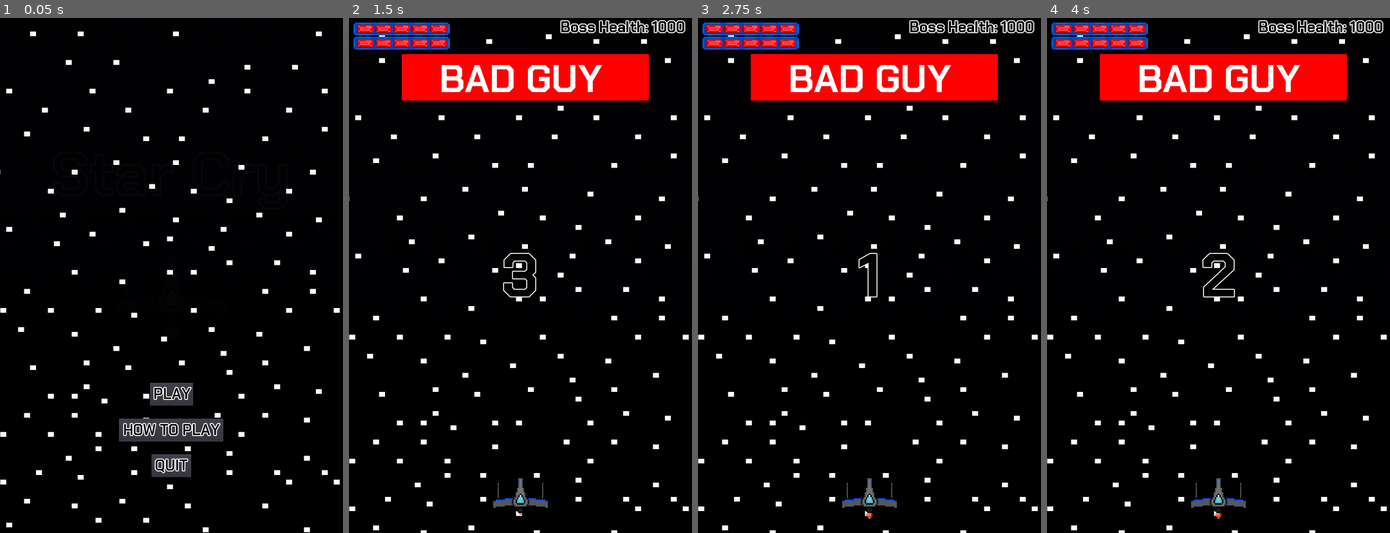
Above: before the commit, frames 1-4 (left to right).
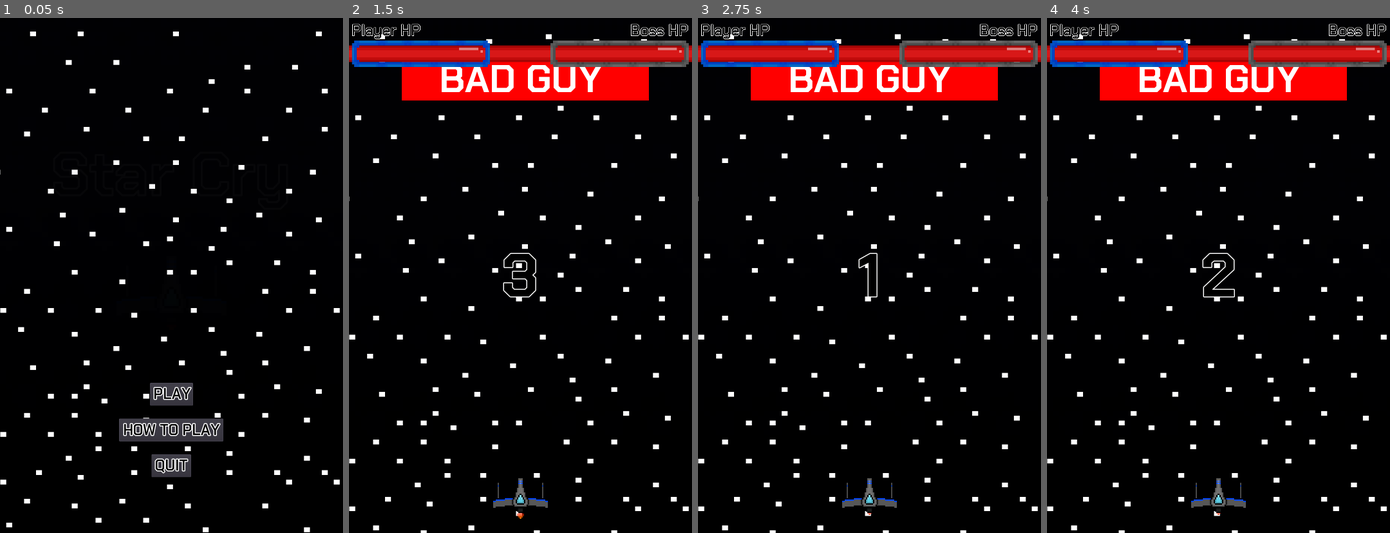
Above: after the commit, the same moments.

Repository: Cecilist/Final-BossFightBulletShooter
Game: Godot game, scene res://src/Menu/MainMenu.tscn
Two runs of this game, one before a commit and one after it. Both use one fixed random seed, a clock stepped at 60 frames per second and the inputs below.
Inputs:
- Up to frame 1 (0.05 s): no input
- Up to frame 2 (1.5 s): click "PLAY" at 0.5 s; tap Enter (play_game) at 1.25, 1.35 s; hold D (move_right) from 1.28 s (still down)
- Up to frame 3 (2.75 s): tap Space (shoot) at 2, 2.1 s; release D (move_right) at 2.03 s; hold S (move_down) from 2.03 s (still down)
- Up to frame 4 (4 s): release S (move_down) at 2.78 s; hold D (move_right) 2.78-3.53 s; tap Tab (to_next_screen) at 2.85 s; tap Enter (play_game) at 3.5, 3.6 s; hold W (move_up) from 3.53 s (still down)

The runs differ from the first frame. In frame 2, 6.2% of the frame differs, in the area x 0-100%, y 0-98%; in frame 3, 6.2%; in frame 4, 6.2%.

Commit message:
Update health bars

Diff:
--- a/project/src/Boss/Boss.gd
+++ b/project/src/Boss/Boss.gd
@@ -2,9 +2,9 @@
 extends KinematicBody2D
 
 
-export var boss_health = 1000
+export var boss_health = 1000.0
 
-var boss_health_percent = 100
+var boss_health_percent = 100.0
 var boss_paused = true
 var rng = RandomNumberGenerator.new()
 
--- a/project/src/HUD/HUD.tscn
+++ b/project/src/HUD/HUD.tscn
@@ -1,74 +1,20 @@
-[gd_scene load_steps=13 format=2]
+[gd_scene load_steps=8 format=2]
 
-[ext_resource path="res://src/HUD/Health_Bar_0.png" type="Texture" id=1]
-[ext_resource path="res://src/HUD/Health_Bar_40.png" type="Texture" id=2]
-[ext_resource path="res://src/HUD/Health_Bar_30.png" type="Texture" id=3]
-[ext_resource path="res://src/HUD/Health_Bar_50.png" type="Texture" id=4]
-[ext_resource path="res://src/HUD/Health_Bar_60.png" type="Texture" id=5]
-[ext_resource path="res://src/HUD/Health_Bar_70.png" type="Texture" id=6]
-[ext_resource path="res://src/HUD/Health_Bar_90.png" type="Texture" id=7]
-[ext_resource path="res://src/HUD/Health_Bar_10.png" type="Texture" id=8]
-[ext_resource path="res://src/HUD/Health_Bar_20.png" type="Texture" id=9]
-[ext_resource path="res://src/HUD/Health_Bar_80.png" type="Texture" id=10]
-[ext_resource path="res://src/HUD/Health_Bar_100.png" type="Texture" id=11]
+[ext_resource path="res://src/HUD/Boss Health Bar.png" type="Texture" id=1]
+[ext_resource path="res://src/HUD/Boss Health Outline.png" type="Texture" id=2]
+[ext_resource path="res://src/HUD/Player Health Bar.png" type="Texture" id=3]
+[ext_resource path="res://src/HUD/Player Health Outline.png" type="Texture" id=4]
+[ext_resource path="res://assets/fonts/Chakra_Petch/ChakraPetch-Medium.ttf" type="DynamicFontData" id=5]
 
-[sub_resource type="SpriteFrames" id=1]
-animations = [ {
-"frames": [ ExtResource( 1 ) ],
-"loop": true,
-"name": "0",
-"speed": 5.0
-}, {
-"frames": [ ExtResource( 5 ) ],
-"loop": true,
-"name": "60",
-"speed": 5.0
-}, {
-"frames": [ ExtResource( 8 ) ],
-"loop": true,
-"name": "10",
-"speed": 5.0
-}, {
-"frames": [ ExtResource( 9 ) ],
-"loop": true,
-"name": "20",
-"speed": 5.0
-}, {
-"frames": [ ExtResource( 3 ) ],
-"loop": true,
-"name": "30",
-"speed": 5.0
-}, {
-"frames": [ ExtResource( 2 ) ],
-"loop": true,
-"name": "40",
-"speed": 5.0
-}, {
-"frames": [ ExtResource( 7 ) ],
-"loop": true,
-"name": "90",
-"speed": 5.0
-}, {
-"frames": [ ExtResource( 11 ) ],
-"loop": true,
-"name": "100",
-"speed": 5.0
-}, {
-"frames": [ ExtResource( 6 ) ],
-"loop": true,
-"name": "70",
-"speed": 5.0
-}, {
-"frames": [ ExtResource( 4 ) ],
-"loop": true,
-"name": "50",
-"speed": 5.0
-}, {
-"frames": [ ExtResource( 10 ) ],
-"loop": true,
-"name": "80",
-"speed": 5.0
-} ]
+[sub_resource type="DynamicFont" id=1]
+size = 64
+outline_size = 2
+font_data = ExtResource( 5 )
+
+[sub_resource type="DynamicFont" id=2]
+size = 64
+outline_size = 2
+font_data = ExtResource( 5 )
 
 [node name="HUD" type="Control"]
 anchor_right = 1.0
@@ -77,9 +23,50 @@
 "_edit_use_anchors_": false
 }
 
-[node name="PlayerHealthBar" type="AnimatedSprite" parent="."]
-position = Vector2( 110.471, 39.1902 )
-scale = Vector2( 0.35, 0.25 )
-frames = SubResource( 1 )
-animation = "100"
-playing = true
+[node name="PlayerHealthBar" type="Node2D" parent="."]
+position = Vector2( 151.191, 75 )
+scale = Vector2( 0.5, 0.5 )
+
+[node name="PlayerHealth" type="Sprite" parent="PlayerHealthBar"]
+texture = ExtResource( 3 )
+
+[node name="PlayerHealthOutline" type="Sprite" parent="PlayerHealthBar"]
+texture = ExtResource( 4 )
+
+[node name="PlayerHPLabel" type="Label" parent="PlayerHealthBar"]
+margin_left = -291.647
+margin_top = -140.0
+margin_right = -0.647003
+margin_bottom = -56.0
+custom_fonts/font = SubResource( 1 )
+custom_colors/font_color = Color( 0, 0, 0, 1 )
+text = "Player HP"
+align = 1
+valign = 1
+__meta__ = {
+"_edit_use_anchors_": false
+}
+
+[node name="BossHealthBar" type="Node2D" parent="."]
+position = Vector2( 568.224, 75 )
+scale = Vector2( 0.5, 0.5 )
+
+[node name="BossHealthOutline" type="Sprite" parent="BossHealthBar"]
+texture = ExtResource( 2 )
+
+[node name="BossHealth" type="Sprite" parent="BossHealthBar"]
+texture = ExtResource( 1 )
+
+[node name="BossHPLabel" type="Label" parent="BossHealthBar"]
+margin_left = 42.226
+margin_top = -140.0
+margin_right = 290.226
+margin_bottom = -56.0
+custom_fonts/font = SubResource( 2 )
+custom_colors/font_color = Color( 0, 0, 0, 1 )
+text = "Boss HP"
+align = 1
+valign = 1
+__meta__ = {
+"_edit_use_anchors_": false
+}
--- a/project/src/Level/Level.gd
+++ b/project/src/Level/Level.gd
@@ -9,6 +9,7 @@
 
 var _unpause_time_remaining = "3"
 var _unpaused = true
+var _previous_player_health = 100.0
 
 
 func _ready():
@@ -45,8 +46,14 @@
 	if (game_paused == true and _unpaused == true) and (won_game == false and game_over == false):
 		_show_unpause_timer()
 
+	# Displays the player's health
+	#This line isn't working yet, and the scaling needs to be done in a way that the health bar stays alligned to the left
+#	if not $Player.player_health == _previous_player_health:
+	$Overlay/HUD/PlayerHealthBar/PlayerHealth.scale.x *= $Player.player_health_percent
+#	_previous_player_health = $Player.player_health
+
 	# Displays the boss's remaining health
-	$Overlay/BossHealth.text  = "Boss Health: %d" % $Boss.boss_health
+	$Overlay/HUD/BossHealthBar/BossHealth.scale.x *= $Boss.boss_health_percent
 	#if Boss.boss_health == 0
 #		_show_won_game()
 
--- a/project/src/Level/Level.tscn
+++ b/project/src/Level/Level.tscn
@@ -1,10 +1,11 @@
-[gd_scene load_steps=21 format=2]
+[gd_scene load_steps=22 format=2]
 
 [ext_resource path="res://src/Player/Player.tscn" type="PackedScene" id=1]
 [ext_resource path="res://src/Boss/Boss.tscn" type="PackedScene" id=2]
 [ext_resource path="res://assets/fonts/Chakra_Petch/ChakraPetch-Bold.ttf" type="DynamicFontData" id=3]
 [ext_resource path="res://assets/fonts/Chakra_Petch/ChakraPetch-SemiBold.ttf" type="DynamicFontData" id=4]
 [ext_resource path="res://src/Level/Level.gd" type="Script" id=5]
+[ext_resource path="res://src/HUD/HUD.tscn" type="PackedScene" id=6]
 
 [sub_resource type="SegmentShape2D" id=1]
 a = Vector2( 0, -126.227 )
@@ -111,6 +112,8 @@
 shape = SubResource( 2 )
 
 [node name="Overlay" type="CanvasLayer" parent="."]
+
+[node name="HUD" parent="Overlay" instance=ExtResource( 6 )]
 
 [node name="PauseMenu" type="Control" parent="Overlay"]
 visible = false
@@ -336,6 +339,7 @@
 }
 
 [node name="BossHealth" type="Label" parent="Overlay"]
+visible = false
 margin_left = 445.238
 margin_top = -2.17839
 margin_right = 724.238
--- a/project/src/Menu/MainMenu.tscn
+++ b/project/src/Menu/MainMenu.tscn
@@ -91,7 +91,6 @@
 scale = Vector2( 0.5, 0.5 )
 frames = SubResource( 2 )
 animation = "flying"
-frame = 2
 playing = true
 
 [node name="PlayButton" type="Button" parent="."]
--- a/project/src/Player/Player.gd
+++ b/project/src/Player/Player.gd
@@ -2,7 +2,9 @@
 extends KinematicBody2D
 
 
-export var player_health = 100
+signal health_changed
+
+export var player_health = 100.0
 export var player_movement_speed = 250
 
 var player_health_percent = 100.0
@@ -51,33 +53,8 @@
 
 	# Calculates how much health the player has as a percent
 	#  to display it as part of the HUD
-	player_health_percent = 100 * _remaining_player_health / player_health
+	player_health_percent = _remaining_player_health / player_health
 	player_health_percent = clamp(player_health_percent, 0, 100)
-
-	# Checks the player's health and displays it on the player's health bar
-	if player_health_percent <= 100:
-		$Overlay/HUD/PlayerHealthBar.play("100")
-	if player_health_percent <= 90:
-		$Overlay/HUD/PlayerHealthBar.play("90")
-	if player_health_percent <= 80:
-		$Overlay/HUD/PlayerHealthBar.play("80")
-	if player_health_percent <= 70:
-		$Overlay/HUD/PlayerHealthBar.play("70")
-	if player_health_percent <= 60:
-		$Overlay/HUD/PlayerHealthBar.play("60")
-	if player_health_percent <= 50:
-		$Overlay/HUD/PlayerHealthBar.play("50")
-	if player_health_percent <= 40:
-		$Overlay/HUD/PlayerHealthBar.play("40")
-	if player_health_percent <= 30:
-		$Overlay/HUD/PlayerHealthBar.play("30")
-	if player_health_percent <= 20:
-		$Overlay/HUD/PlayerHealthBar.play("20")
-	if player_health_percent <= 10:
-		$Overlay/HUD/PlayerHealthBar.play("10")
-	if player_health_percent == 0:
-		$Overlay/HUD/PlayerHealthBar.play("0")
-		get_parent().show_game_over()
 
 
 # Shoots 2 bullets at the same time from the player
@@ -102,6 +79,7 @@
 		_player_invulnerable = true
 		$ShipSprite.play("damaged")
 		$InvulnerabilityTimer.start()
+		emit_signal("health_changed")
 
 
 # Removes the invulnerability on the player after they were hit
--- a/project/src/Player/Player.tscn
+++ b/project/src/Player/Player.tscn
@@ -1,7 +1,6 @@
-[gd_scene load_steps=13 format=2]
+[gd_scene load_steps=12 format=2]
 
 [ext_resource path="res://src/Player/Player_Ship_Default.png" type="Texture" id=1]
-[ext_resource path="res://src/HUD/HUD.tscn" type="PackedScene" id=2]
 [ext_resource path="res://src/Player/Player.gd" type="Script" id=3]
 [ext_resource path="res://src/Player/Player_Ship_1.png" type="Texture" id=4]
 [ext_resource path="res://src/Player/Player_Ship_Damaged.png" type="Texture" id=5]
@@ -40,14 +39,10 @@
 [node name="Player" type="KinematicBody2D"]
 script = ExtResource( 3 )
 
-[node name="Overlay" type="CanvasLayer" parent="."]
-
-[node name="HUD" parent="Overlay" instance=ExtResource( 2 )]
-
 [node name="ExhaustSprite" type="AnimatedSprite" parent="."]
 frames = SubResource( 1 )
 animation = "flying"
-frame = 2
+frame = 1
 playing = true
 
 [node name="ShipSprite" type="AnimatedSprite" parent="."]
Binary file added: project/src/HUD/Boss Health Bar.png
Not shown, changed: project/src/HUD/Boss Health Bar.png.import
Binary file added: project/src/HUD/Boss Health Outline.png
Not shown, changed: project/src/HUD/Boss Health Outline.png.import
Binary file removed: project/src/HUD/Health_Bar_0.png
Not shown, removed: project/src/HUD/Health_Bar_0.png.import
Binary file removed: project/src/HUD/Health_Bar_10.png
Binary file removed: project/src/HUD/Health_Bar_100.png
Binary file removed: project/src/HUD/Health_Bar_20.png
Binary file removed: project/src/HUD/Health_Bar_30.png
Binary file removed: project/src/HUD/Health_Bar_40.png
Not shown, removed: project/src/HUD/Health_Bar_40.png.import
(and 30 more such lines)
